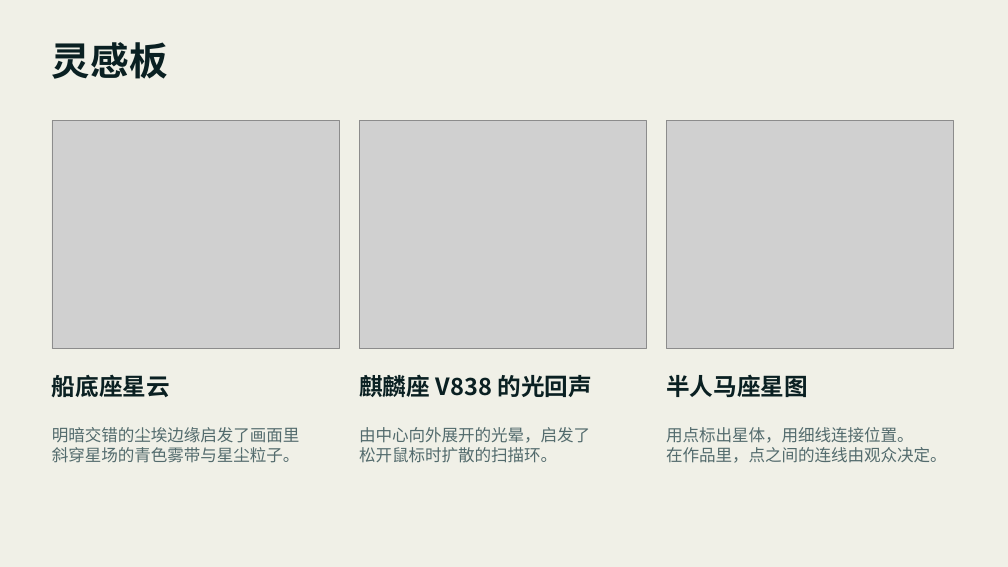
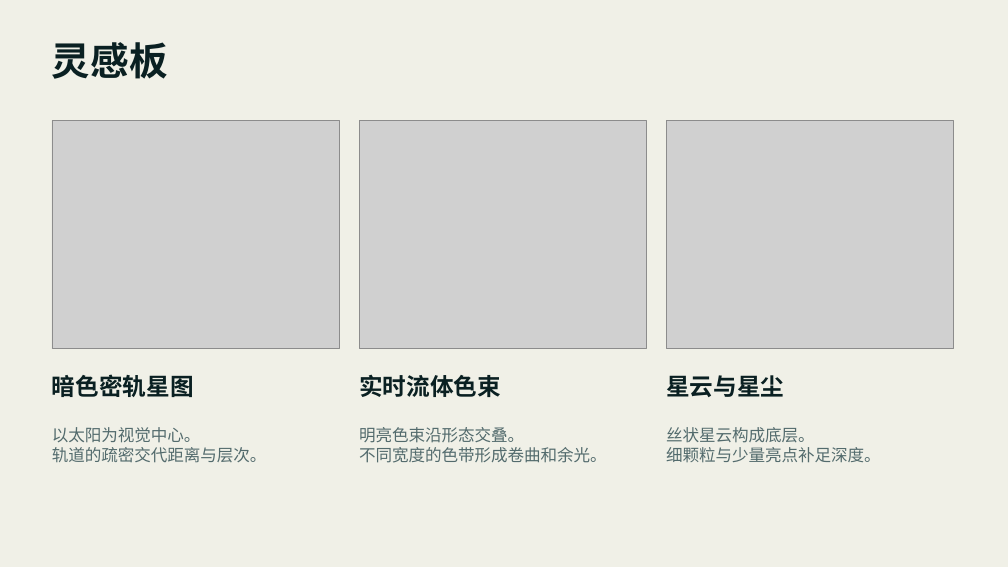
Before and after one commit to toki37644/TD, a slide deck: slide 2 of 深空回声·作品汇报.pptx. Drawn at 1008x567 pixels with LibreOffice and Linux fonts; fonts in the diff are those of the drawing; grey boxes stand for pictures. Boxes give left, top, right and bottom in pixels: in the first picture for what was removed or moved away, otherwise in the second. Text is boxed around its words. In the diff, an @@ line names an element or a change of style, - is before the commit and + after.

Commit message:
整合天体双画法和实时星云交互

```diff
--- a/深空回声·作品汇报.pptx
+++ b/深空回声·作品汇报.pptx
@@ text at [52,375,194,397]: text changed @@
-船底座星云
+暗色密轨星图
@@ text at [359,374,501,397]: text changed @@
-麒麟座 V838 的光回声
+实时流体色束
@@ text at [666,375,784,397]: text changed @@
-半人马座星图
+星云与星尘
@@ text at [52,427,267,463]: text changed @@
-明暗交错的尘埃边缘启发了画面里
-斜穿星场的青色雾带与星尘粒子。
+以太阳为视觉中心。
+轨道的疏密交代距离与层次。
@@ text at [359,427,607,463]: text changed @@
-由中心向外展开的光晕，启发了
-松开鼠标时扩散的扫描环。
+明亮色束沿形态交叠。
+不同宽度的色带形成卷曲和余光。
@@ text at [666,427,881,463]: text changed @@
-用点标出星体，用细线连接位置。
-在作品里，点之间的连线由观众决定。
+丝状星云构成底层。
+细颗粒与少量亮点补足深度。
```
Also in this commit, not shown: 6 other slides changed, 1 slide added, 1 slide removed, 10 other files.
